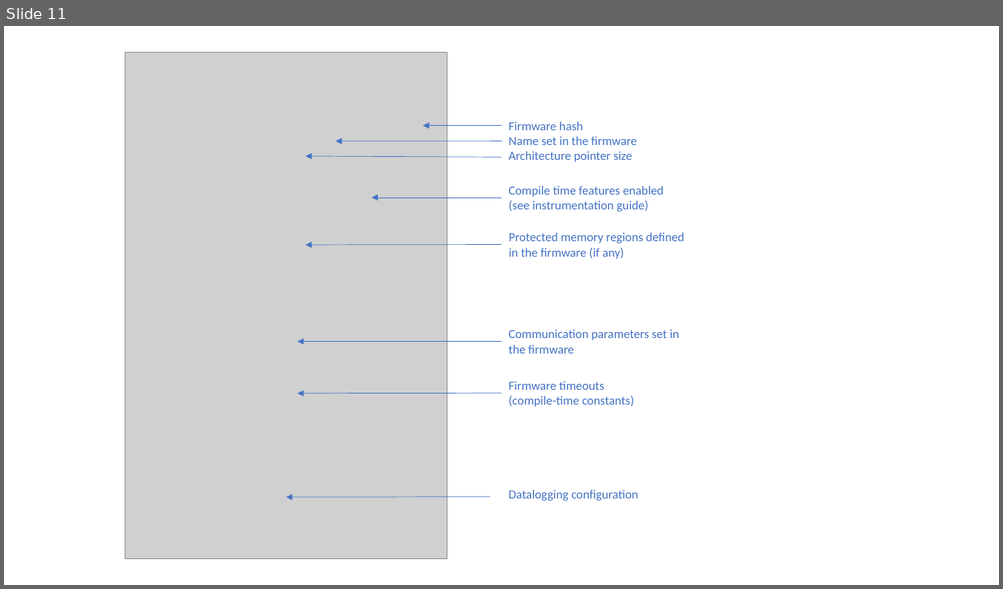
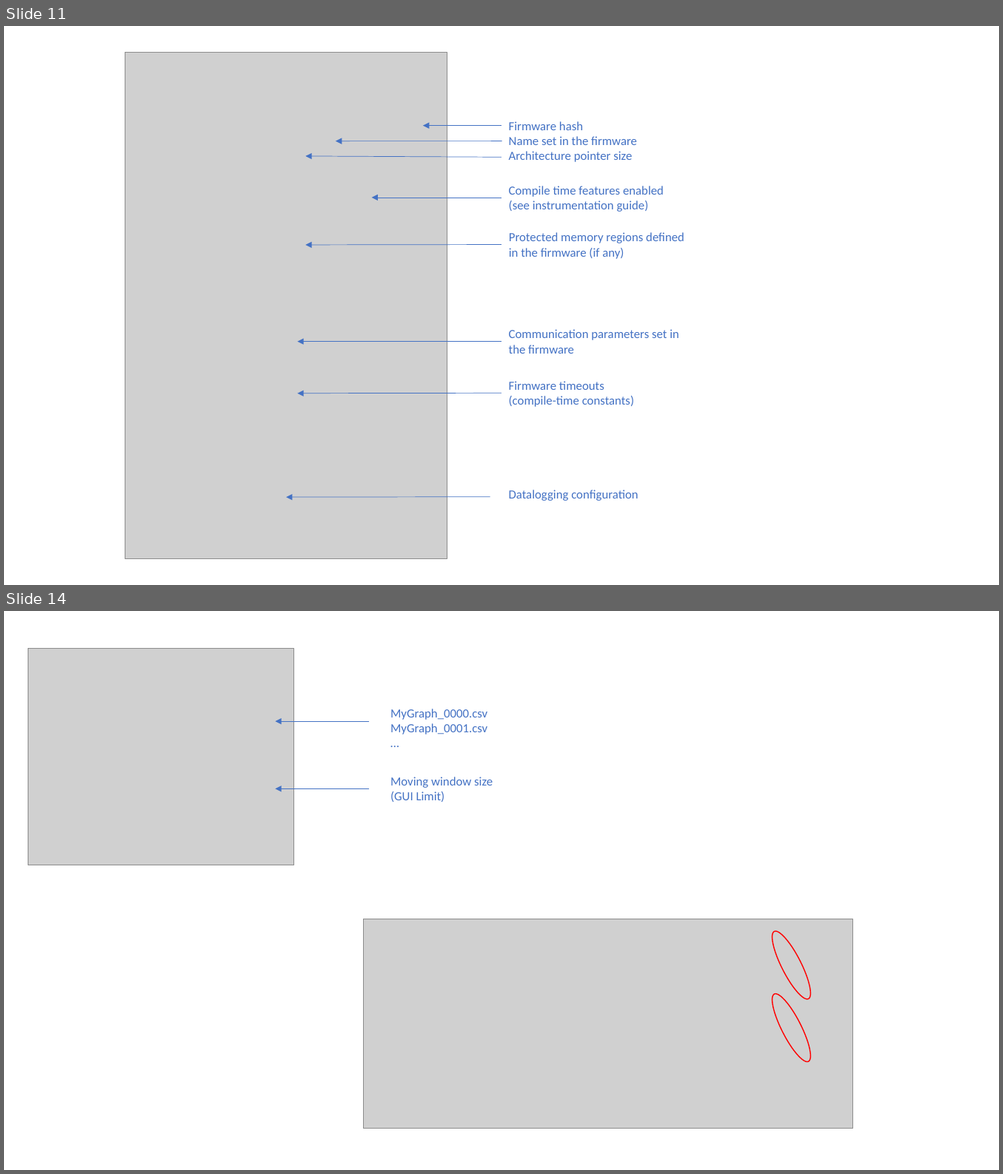
Before and after one commit to scrutinydebugger/scrutiny-devtools, a slide deck: graphics/graphics.pptx. Shown one above the other, each under a label of ours: slide 11 before the commit, slides 11 and 14 after it; the slides between them are not shown. The pictures are 1003x589 and 1003x1174 pixels, drawn with LibreOffice and Linux fonts; fonts in the diff are those of the drawing; grey boxes stand for pictures. Boxes give left, top, right and bottom in pixels: in the first picture for what was removed or moved away, otherwise in the second. Text is boxed around its words. In the diff, an @@ line names an element or a change of style, - is before the commit and + after.

Commit message:
Udpate graphics

```diff
--- a/graphics/graphics.pptx
+++ b/graphics/graphics.pptx
@@ slide 14 added at [4, 611, 999, 1170], background #FFFFFF @@
@@ picture added at [28, 649, 293, 866] @@
@@ arrow added from (370, 721) to (276, 721), #4472C4 0.5 pt @@
@@ text added at [390, 709, 487, 735], 12 pt, text #4472C4 @@
+MyGraph_0000.csv
+MyGraph_0001.csv
+…
@@ text added at [390, 777, 492, 802], 12 pt, text #4472C4 @@
+Moving window size
+(GUI Limit)
@@ arrow added from (370, 789) to (276, 789), #4472C4 0.5 pt @@
@@ picture added at [363, 920, 852, 1130] @@
@@ ellipse added at [765, 927, 817, 1003], outline #FF0000 1 pt @@
@@ ellipse added at [765, 990, 817, 1065], outline #FF0000 1 pt @@
```
Also in this commit, not shown: 3 other slides added, 1 other file.
